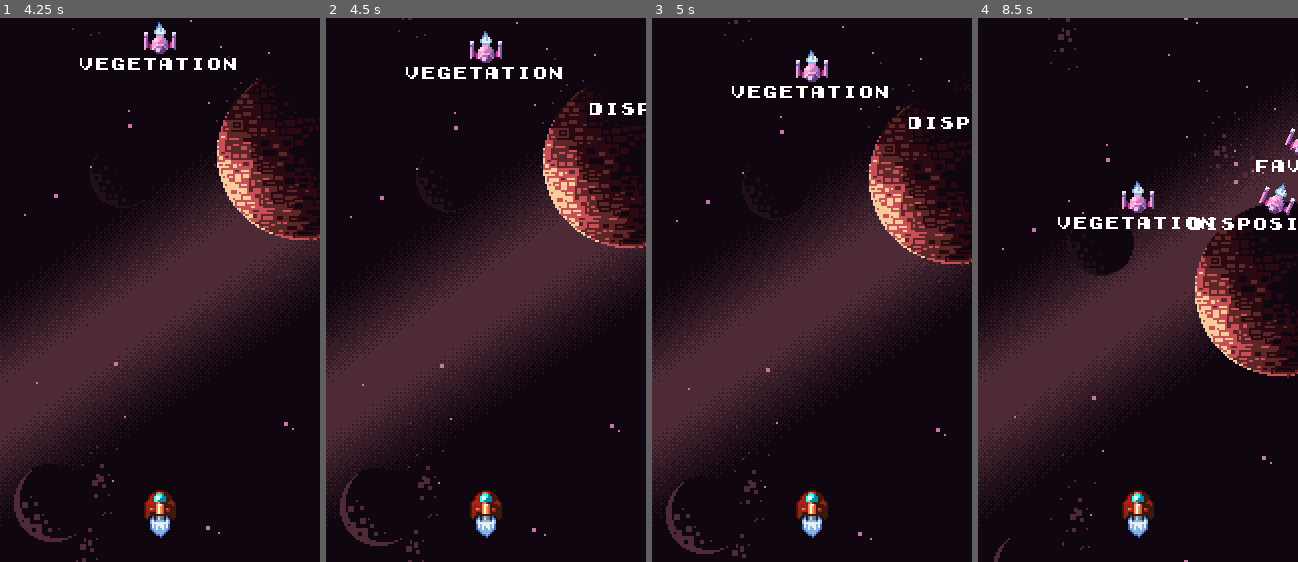
Above: before the commit, frames 1-4 (left to right).
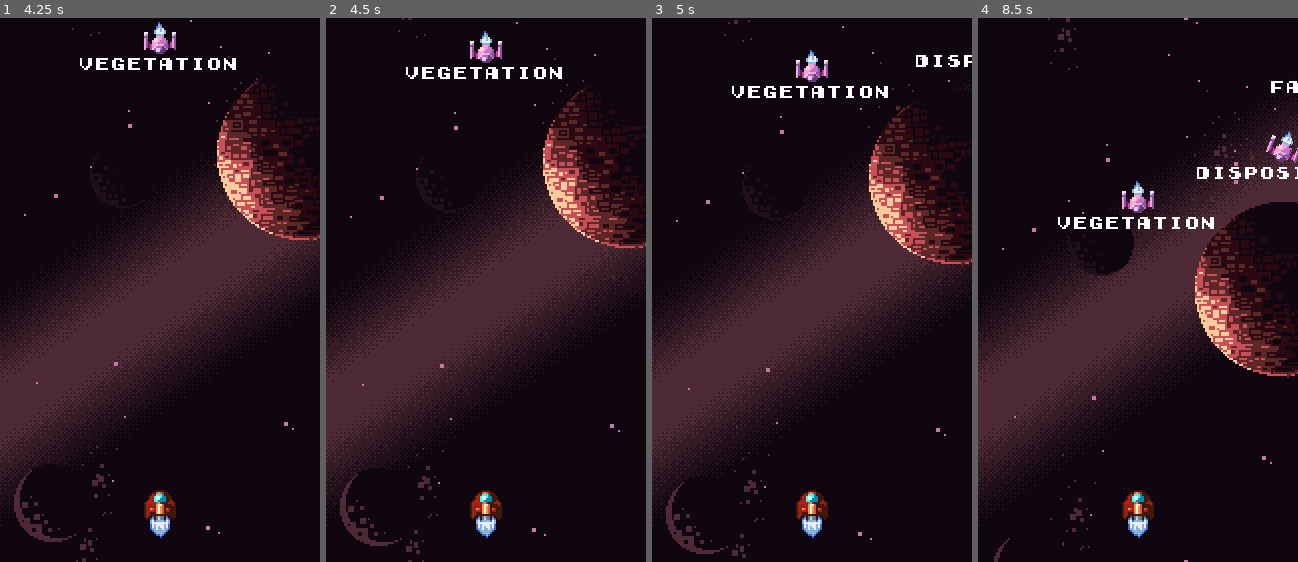
Above: after the commit, the same moments.

Repository: zurkon/keyspace
Game: Godot game, scene res://Scenes/Main.tscn
The game is run twice, just before and just after one commit, with the same random seed, the same clock (stepped at 60 frames per second) and the same inputs.
Inputs:
- Up to frame 1 (4.25 s): tap Enter at 0.5 s
- Up to frame 2 (4.5 s): no input
- Up to frame 3 (5 s): no input
- Up to frame 4 (8.5 s): no input

Frame 1 is identical in both runs. In frame 2, 0.2% of the frame differs, in the area x 82-100%, y 15-18%; in frame 3, 0.4%; in frame 4, 1.4%, in the area x 66-100%, y 11-39%.

Commit message:
Refactored Scripts

Diff:
--- a/Scenes/EnemySpawner.tscn
+++ b/Scenes/EnemySpawner.tscn
@@ -9,7 +9,7 @@
 }
 
 [node name="LeftCorner" type="Position2D" parent="."]
-position = Vector2( -16, 32 )
+position = Vector2( -16, 8 )
 
 [node name="Left" type="Position2D" parent="."]
 position = Vector2( 24, -16 )
@@ -21,7 +21,7 @@
 position = Vector2( 136, -16 )
 
 [node name="RightCorner" type="Position2D" parent="."]
-position = Vector2( 176, 32 )
+position = Vector2( 176, 8 )
 
 [node name="EnemyContainer" type="Node2D" parent="."]
 
--- a/Scripts/Enemy.gd
+++ b/Scripts/Enemy.gd
@@ -6,11 +6,11 @@
 
 
 onready var prompt = $RichTextLabel
-onready var prompt_text = prompt.text
 
 
-var _origin_point = Vector2.ZERO
+var _origin_point := Vector2.ZERO
 var _speed := 4
+var _prompt_text := ""
 
 
 func _ready() -> void:
@@ -19,22 +19,22 @@
 
 
 func _physics_process(delta) -> void:
-	var _velocity = move_and_slide( ( (Vector2( 80, 248 ) - _origin_point) * _speed)  * delta )
+	var _velocity = move_and_slide( (Vector2( 80, 248 ) - _origin_point) * _speed  * delta )
 
 
 func get_prompt() -> String:
-	return prompt_text
+	return _prompt_text
 
 
 func set_prompt(text: String) -> void:
-	prompt_text = text
+	_prompt_text = text
 	prompt.parse_bbcode("[center]" + text + "[/center]")
 
 
 func set_next_character(next_character_index: int) -> void:
-	var target_text = get_color_tag(target_color) + prompt_text.substr(next_character_index, prompt_text.length()) + get_end_color_tag()
+	var target_text = get_color_tag(target_color) + _prompt_text.substr(next_character_index, _prompt_text.length()) + get_end_color_tag()
 	prompt.parse_bbcode("[center]" + target_text + "[/center]")
-	if next_character_index == prompt_text.length():
+	if next_character_index == _prompt_text.length():
 		queue_free()
 
 
--- a/Scripts/Main.gd
+++ b/Scripts/Main.gd
@@ -36,7 +36,6 @@
 				current_letter_index += 1
 				player.fire(active_enemy, current_letter_index, current_prompt)
 				if current_letter_index == current_prompt.length():
-#					print("Reset!")
 					current_letter_index = -1
 					active_enemy = null
 					current_prompt = ""
--- a/Scripts/Player.gd
+++ b/Scripts/Player.gd
@@ -4,14 +4,13 @@
 export var bullet_speed := 300.0
 
 
-var bullet := preload("res://Scenes/Bullet.tscn")
+var _bullet := preload("res://Scenes/Bullet.tscn")
 
 
 func fire(target: KinematicBody2D, index_value: int, prompt: String) -> void:
-	var bullet_instance = bullet.instance()
+	var bullet_instance = _bullet.instance()
 	bullet_instance.position = $Position2D.global_position
 	bullet_instance.set_current_index(index_value)
 	bullet_instance.set_target_prompt(prompt)
 	get_parent().add_child(bullet_instance)
 	bullet_instance.look_at(target.get_global_position())
-#	bullet_instance.apply_impulse(Vector2(), Vector2(bullet_speed, 0).rotated(bullet_instance.rotation))
--- a/Scripts/enemy_spawner.gd
+++ b/Scripts/enemy_spawner.gd
@@ -6,16 +6,15 @@
 
 
 var _word_list = WordList.new()
-var enemy := preload("res://Scenes/Enemy.tscn")
-var positions := []
-var player: Node2D
+var _enemy := preload("res://Scenes/Enemy.tscn")
+var _positions := []
+var _player: Node2D
 
 
 func _ready() -> void:
-	player = get_parent().get_node("Player")
-	print(player.name)
+	_player = get_parent().get_node("Player")
 	randomize()
-	positions = [
+	_positions = [
 		$LeftCorner,
 		$Left,
 		$Middle,
@@ -28,16 +27,15 @@
 func spawn_new_enemy() -> void:
 	var new_word: String = _word_list.get_random_word()
 	print("Palavra selecionada: %s" % new_word)
-	var enemy_instance = enemy.instance()
-	enemy_instance.global_position = positions[ randi() % 5 ].global_position
-#	add_child(enemy_instance)
+	var enemy_instance = _enemy.instance()
+	enemy_instance.global_position = _positions[ randi() % 5 ].global_position
 	enemy_container.add_child(enemy_instance)
-	enemy_instance.get_node("Sprite").look_at( player.get_global_position() )
+	enemy_instance.get_node("Sprite").look_at( _player.get_global_position() )
 	enemy_instance.get_node("Sprite").rotation_degrees -= 90
 	enemy_instance.set_prompt(new_word)
 
 
 func _on_SpawnTimer_timeout() -> void:
 	spawn_new_enemy()
-	timer.wait_time = rand_range( 1, 4 )
+	timer.wait_time = rand_range( 2, 4 )
 	timer.start()
--- a/Scripts/word_list.gd
+++ b/Scripts/word_list.gd
@@ -80,8 +80,3 @@
 	print(_available.size())
 
 	return new_word
-#	print("Nova Palavra: %s" % new_word_index)
-#	print("Palavra selecionada: %s" % new_word)
-#	print("Filtrados: %d" % _filtered.size())
-#	print("Disponivel: %d" % _available.size())
-#	print("Lista: %d" % _words.size())
